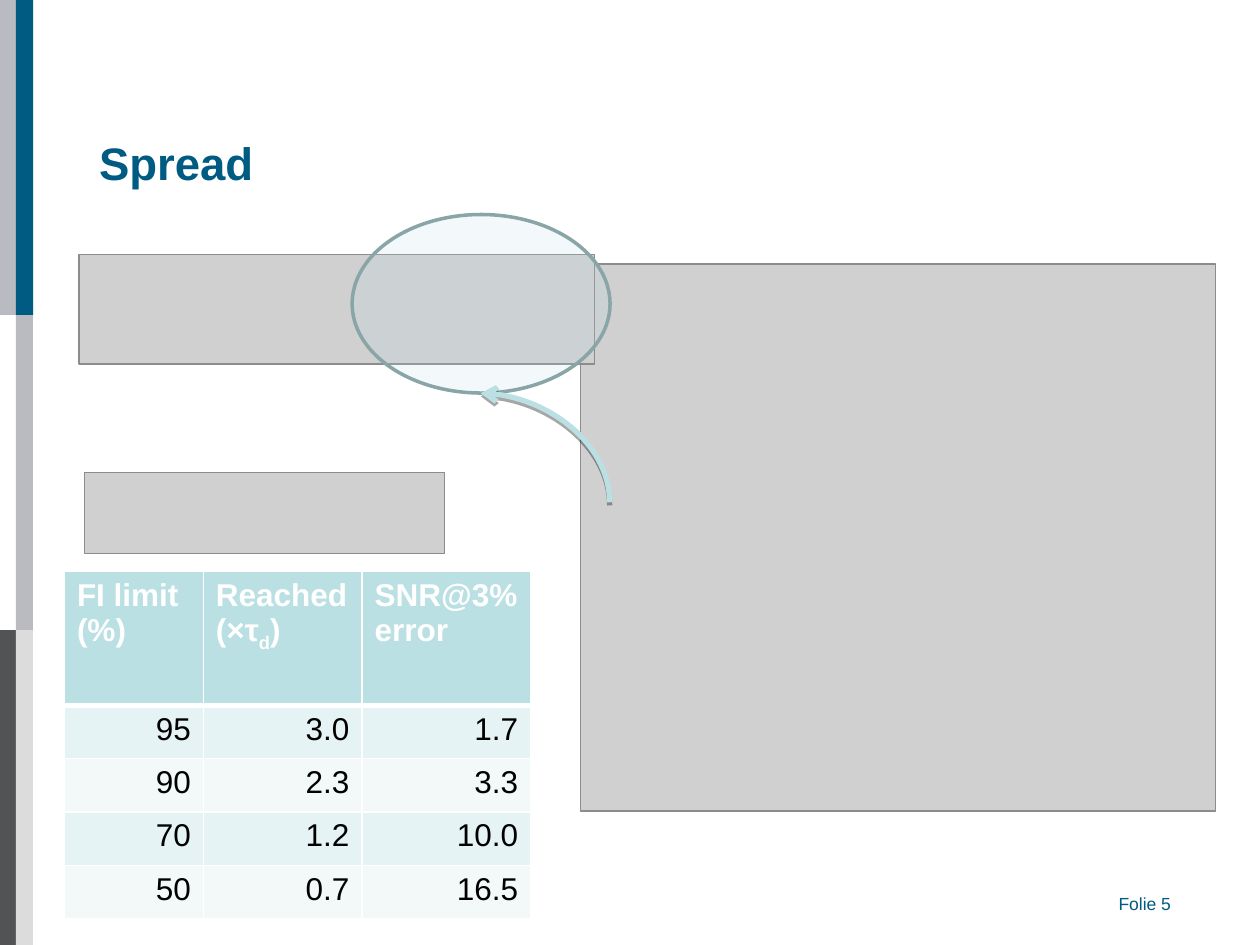
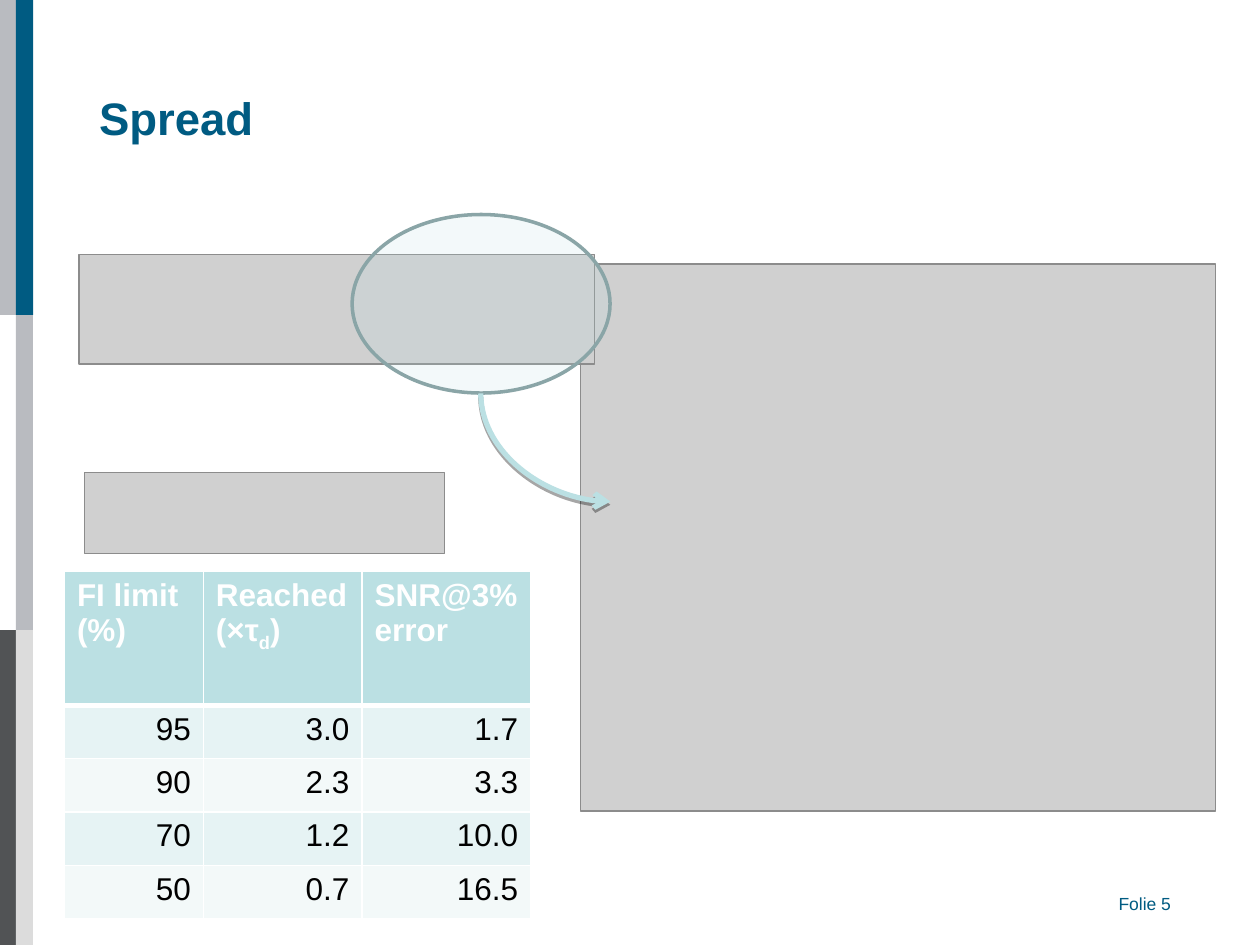
Before and after one commit to AlexAksentyev/EDM, a slide deck: slide 5 of Reports/CM/CM_proto.odp. Drawn at 1260x945 pixels with LibreOffice and Linux fonts; fonts in the diff are those of the drawing; grey boxes stand for pictures; background and template pictures are left out. Boxes give left, top, right and bottom in pixels: in the first picture for what was removed or moved away, otherwise in the second. Text is boxed around its words. In the diff, an @@ line names an element or a change of style, - is before the commit and + after.

```diff
--- a/Reports/CM/CM_proto.odp
+++ b/Reports/CM/CM_proto.odp
@@ title "Spread": place and size @@
-title "Spread" at <box>99,147,253,190</box>
+title "Spread" at <box>99,102,253,145</box>
@@ curved arrow moved from (610, 503) - (481, 393) to (481, 393) - (610, 501) @@
```
Also in this commit, not shown: 6 other slides changed, 1 slide added, 1 slide removed, 13 other files.
